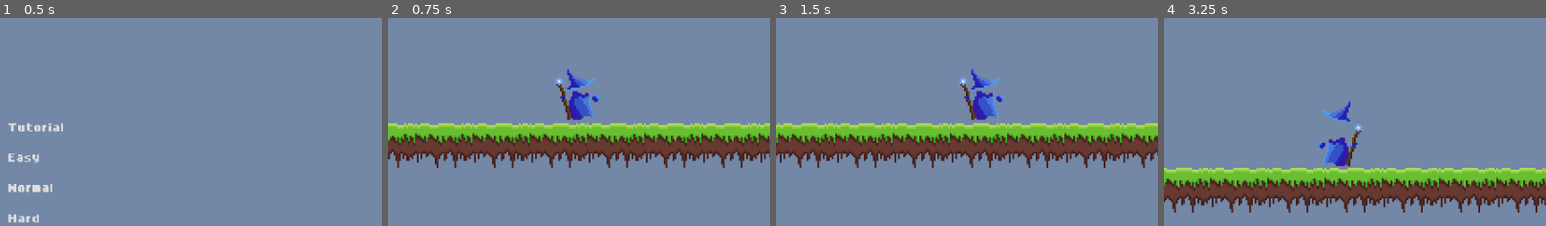
Above: before the commit, frames 1-4 (left to right).
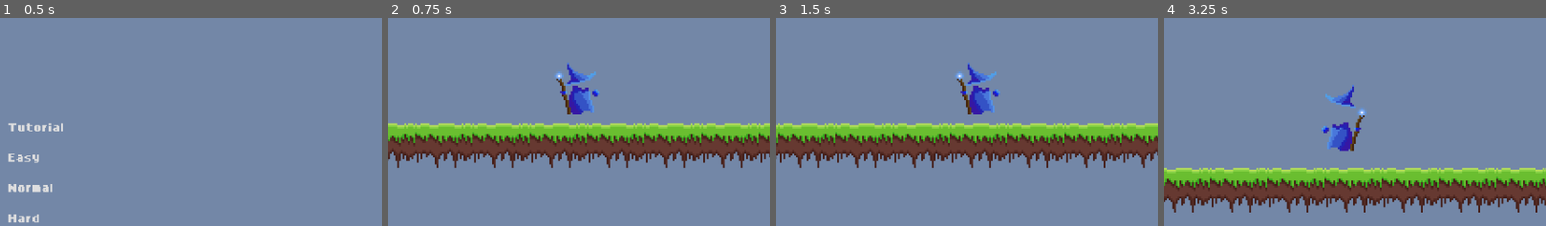
Above: after the commit, the same moments.

Repository: morganlabs-college/barrys-adventure
Game: Godot game, scene res://screens/main_menu/main_menu.tscn
The game is run twice, just before and just after one commit, with the same random seed, the same clock (stepped at 60 frames per second) and the same inputs.
Inputs:
- Up to frame 1 (0.5 s): no input
- Up to frame 2 (0.75 s): click "Easy" at 0.5 s
- Up to frame 3 (1.5 s): hold Right (Move Right) from 1.28 s (still down)
- Up to frame 4 (3.25 s): tap Space (Jump) at 1.52, 2.27 s; release Right (Move Right) at 2.78 s; hold Left (Move Left) from 2.78 s (still down)
The pictures show only the part of the screen within x 3-53%, y 33-83%; the shares and areas given below are measured in that part.

Frame 1 is identical in both runs. In frame 2, 1.5% of the frame differs, in the area x 43-56%, y 21-50%; in frame 3, 1.5%; in frame 4, 2.1%, in the area x 40-53%, y 32-72%.

Commit message:
fix: Jitter on high refresh rate displays

Diff:
--- /dev/null
+++ b/src/components/player/fix_jitter.gd
@@ -0,0 +1,32 @@
+# Sourced from https://stackoverflow.com/a/78470267
+# This bug was experienced when using a monitor with a higher refresh rate than 60hz
+# For example, my laptop with a 60hz monitor renders everything well,
+# however, my 120hz monitor has significant jitter when the player is moving.
+# The provided code snipper has been modified, as it would throw my player a few pixels higher than intended.
+
+extends AnimatedSprite2D
+
+@export var parent: Node2D
+var parent_prev_position: Vector2
+var parent_curr_position: Vector2
+
+func _physics_process(_delta):
+    parent_prev_position = parent_curr_position
+    parent_curr_position = parent.global_position
+
+func _process(_delta):
+    var factor = Engine.get_physics_interpolation_fraction()
+
+    self.global_position.x = parent_prev_position.x + (parent_curr_position.x - parent_prev_position.x) * factor
+    self.global_position.y = (parent_prev_position.y + (parent_curr_position.y - parent_prev_position.y) * factor) + 5
+
+func _ready():
+    if (!parent):
+        parent = get_parent()
+
+    if ("global_position" in parent):
+        parent_prev_position = parent.global_position
+        parent_curr_position = parent.global_position
+    else:
+        set_process(false)
+        set_physics_process(false)
--- a/src/components/player/player.tscn
+++ b/src/components/player/player.tscn
@@ -1,7 +1,8 @@
-[gd_scene load_steps=19 format=3 uid="uid://b7qnu5d6ca3rh"]
+[gd_scene load_steps=20 format=3 uid="uid://b7qnu5d6ca3rh"]
 
 [ext_resource type="Texture2D" uid="uid://ilue013b5gmj" path="res://assets/player.png" id="1_jwvrk"]
 [ext_resource type="Script" path="res://components/player/player.gd" id="1_rjc1d"]
+[ext_resource type="Script" path="res://components/player/fix_jitter.gd" id="3_ipvxc"]
 
 [sub_resource type="AtlasTexture" id="AtlasTexture_ub7ou"]
 atlas = ExtResource("1_jwvrk")
@@ -134,6 +135,7 @@
 sprite_frames = SubResource("SpriteFrames_vnylc")
 animation = &"running"
 autoplay = "running"
+script = ExtResource("3_ipvxc")
 
 [node name="CollisionShape2D" type="CollisionShape2D" parent="."]
 position = Vector2(0, 9)
